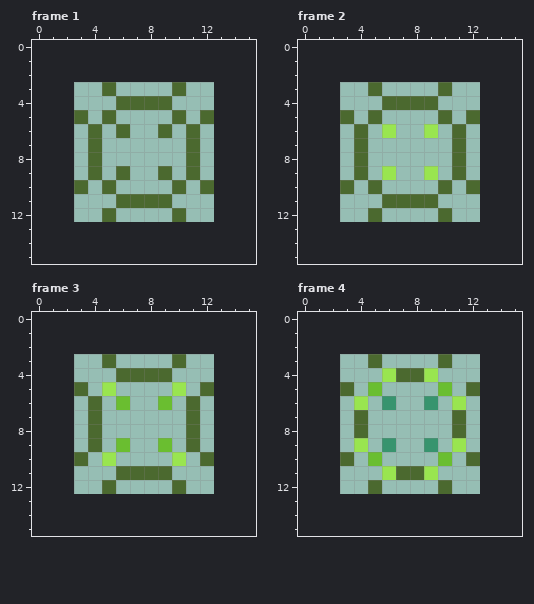
File history of a pixel-art file, external/aseprite/gravity_well_cursor.aseprite. That is the earlier state.
10x10 pixels, 8 frames. Shown: frame 1, frame 2, frame 3, frame 4. The old version is drawn lined up with the new one, on the new canvas. The commit also changed other frames, which this record leaves out.
After the commit:
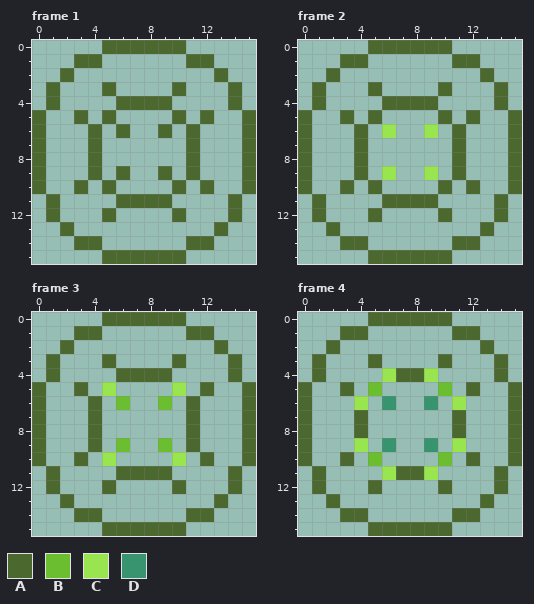
Palette (. is transparent): A #4b692f  B #6abe30  C #99e550  D #37946e
Diff:
canvas 10x10 -> 16x16, the old top-left corner now at 3,3
Changed rows in their new state; - is an unchanged pixel.
Frame 1:
first column x 0:
 0 -----AAAAAA-----
 1 ---AA------AA---
 2 --A----------A--
 3 -A------------A-
 4 -A------------A-
 5 A--------------A
 6 A--------------A
 7 A--------------A
 8 A--------------A
 9 A--------------A
10 A--------------A
11 -A------------A-
12 -A------------A-
13 --A----------A--
14 ---AA------AA---
15 -----AAAAAA-----
Frame 2: the same change as frame 1
Frame 3: the same change as frame 1
Frame 4: the same change as frame 1
